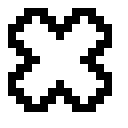
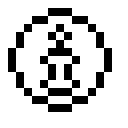
Before/after of a 128 × 128 layered artwork. What changed in the layer stack:
added layer "About" above "Exit" over [8, 8, 112, 112]
hid "Exit" over [8, 8, 112, 112]
